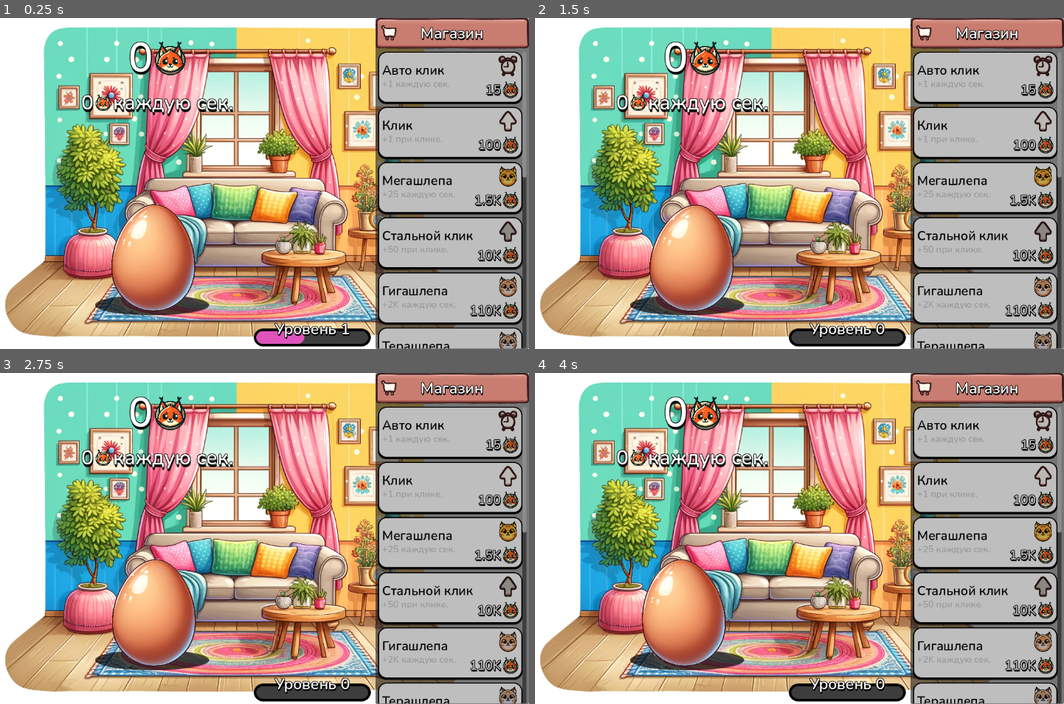
Above: before the commit, frames 1-4 (two rows, left to right).
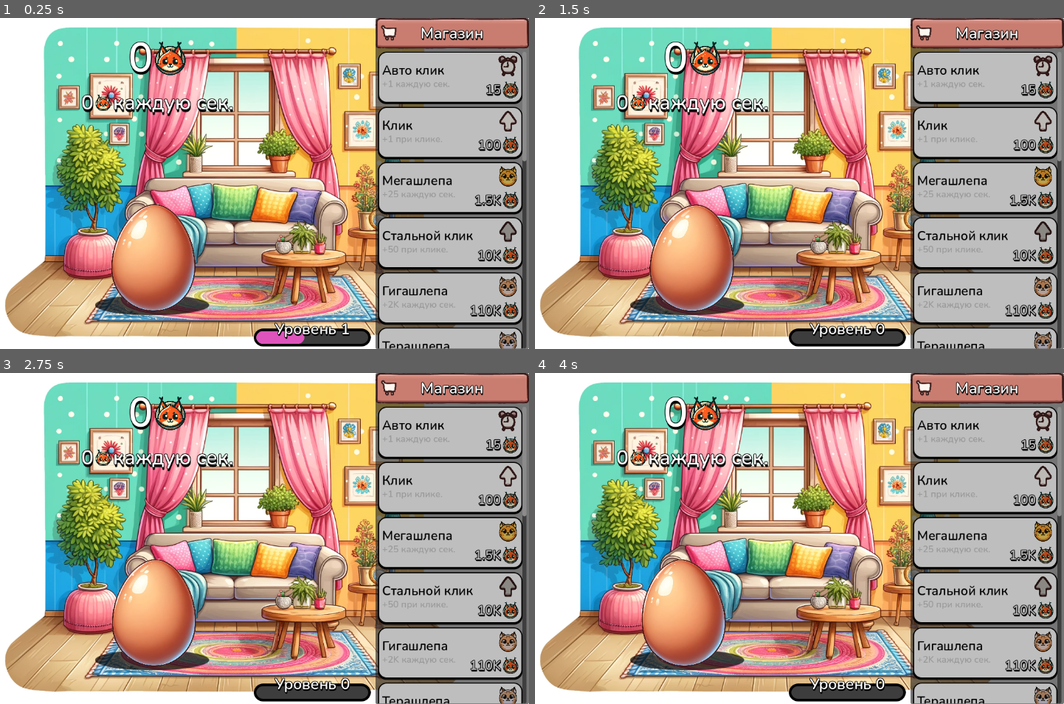
Above: after the commit, the same moments.

Repository: sayori1/idle-clicker-game
Game: Godot game, scene res://scenes/game.tscn
The game is run twice, just before and just after one commit, with the same random seed, the same clock (stepped at 60 frames per second) and the same inputs.
Inputs (mouse positions are in pixels of both pictures, inside the frame that each line leads up to):
- Up to frame 1 (0.25 s): no input
- Up to frame 2 (1.5 s): move the mouse to (984, 77) at 0.52 s; click (984, 77) at 0.67 s; move the mouse to (984, 133) at 1.27 s; click (984, 133) at 1.42 s
- Up to frame 3 (2.75 s): move the mouse to (449, 541) at 2.02 s; click (449, 541) at 2.17 s
- Up to frame 4 (4 s): move the mouse to (984, 598) at 2.77 s; click (984, 598) at 2.92 s; move the mouse to (984, 654) at 3.52 s; click (984, 654) at 3.67 s

The runs differ from the first frame. In frame 1, less than 0.1% of the frame differs, in the area x 20-100%, y 42-88%; in frame 2, 0.2%, in the area x 21-100%, y 42-89%; in frame 3, 0.1%; in frame 4, 0.2%.

Commit message:
make auto pivoting for sprite

Diff:
--- a/module/clickable/scripts/clickable.gd
+++ b/module/clickable/scripts/clickable.gd
@@ -36,7 +36,7 @@
 	scorePoint.text = '+%s' % Utils.beautify_number(UserService.instance.clickAmount)
 
 	scorePoint.global_position = global_position
-	scorePoint.global_position.x += randf_range(-50, 50)
+	scorePoint.global_position.x += randf_range(0, get_rect().size.x )
 	scorePoint.global_position.y += randf_range(-50, 50)
 
 	var shot = SHOT.instantiate()
--- a/module/clickable/scripts/egg.gd
+++ b/module/clickable/scripts/egg.gd
@@ -16,6 +16,10 @@
 	time += delta
 	var alpha = sin(time)
 	rotation = alpha * 0.1
+
+	var x = get_rect().size.x / 2
+	var y = get_rect().size.y
+	pivot_offset = Vector2(x,y)
 
 func onTouch():
 	super.onTouch()
--- a/module/shop/prefabs/shop_button.tscn
+++ b/module/shop/prefabs/shop_button.tscn
@@ -25,11 +25,10 @@
 auto_translate_mode = 1
 custom_minimum_size = Vector2(200, 100)
 mouse_filter = 1
+mouse_default_cursor_shape = 2
 theme_override_styles/panel = SubResource("StyleBoxFlat_ww3is")
 script = ExtResource("1_h00kg")
 icon = ExtResource("2_uyu4w")
-Name = "Не ебу"
-description = "Да хуй тебе "
 price = 10
 
 [node name="M" type="MarginContainer" parent="."]
@@ -105,7 +104,6 @@
 theme_override_fonts/normal_font = ExtResource("1_omshp")
 theme_override_font_sizes/normal_font_size = 25
 bbcode_enabled = true
-text = "прсиав"
 fit_content = true
 
 [node name="Label2" type="Label" parent="M/H/V"]
@@ -116,7 +114,5 @@
 theme_override_colors/font_color = Color(0.807843, 0.807843, 0.807843, 1)
 theme_override_fonts/font = ExtResource("1_omshp")
 theme_override_font_sizes/font_size = 18
-text = "ЧАААА
-"
 
 [connection signal="gui_input" from="." to="." method="_on_gui_input"]
--- a/scenes/game.tscn
+++ b/scenes/game.tscn
@@ -22,6 +22,8 @@
 [ext_resource type="AudioStream" uid="uid://rtcqidwrit6e" path="res://module/clickable/audio/Rise03.ogg" id="18_vuwhk"]
 [ext_resource type="Texture2D" uid="uid://bne84dvkqr2o3" path="res://images/ExportedIcons/Icon_Skull.png" id="19_f3wqb"]
 [ext_resource type="Texture2D" uid="uid://dey0fo3trbs17" path="res://images/ExportedIcons/Icon_Lightning.png" id="19_x0l4b"]
+[ext_resource type="Texture2D" uid="uid://c40xcqgc3ahgw" path="res://images/ExportedIcons/Icon_Plant.png" id="20_0lxov"]
+[ext_resource type="Texture2D" uid="uid://bj60glq1rb3kw" path="res://images/ExportedIcons/Icon_Magic.png" id="21_3t34p"]
 
 [sub_resource type="Animation" id="Animation_ifp8u"]
 length = 0.001
@@ -229,6 +231,7 @@
 anchor_bottom = 1.0
 grow_horizontal = 2
 pivot_offset = Vector2(102.7, 208.495)
+mouse_default_cursor_shape = 2
 texture = ExtResource("2_gjx1p")
 expand_mode = 1
 stretch_mode = 5
@@ -568,7 +571,7 @@
 modulate = Color(0.745098, 0.745098, 0.745098, 1)
 layout_mode = 2
 icon = ExtResource("18_3o5ri")
-Name = "Мега клик"
+Name = "Звезда шлепы"
 description = "+10K каждую сек."
 price = 20000000
 autoClickBonus = 10000
@@ -584,6 +587,26 @@
 clickBonus = 10000
 autoFillDescription = true
 
+[node name="ShopButton14" parent="H/Menu/Panel/M/ScrollContainer/VBoxContainer" instance=ExtResource("12_xxq24")]
+modulate = Color(0.745098, 0.745098, 0.745098, 1)
+layout_mode = 2
+icon = ExtResource("20_0lxov")
+Name = "Сад шлепы"
+description = "+20K каждую сек."
+price = 50000000
+autoClickBonus = 20000
+autoFillDescription = true
+
+[node name="ShopButton15" parent="H/Menu/Panel/M/ScrollContainer/VBoxContainer" instance=ExtResource("12_xxq24")]
+modulate = Color(0.745098, 0.745098, 0.745098, 1)
+layout_mode = 2
+icon = ExtResource("21_3t34p")
+Name = "Волшебный клик"
+description = "+50K при клике."
+price = 50000000
+clickBonus = 50000
+autoFillDescription = true
+
 [node name="AudioPlayer" type="AudioStreamPlayer2D" parent="H/Menu"]
 script = ExtResource("15_tvttp")
 
Not shown: 1 places in scenes/game.tscn that only renumber resources
